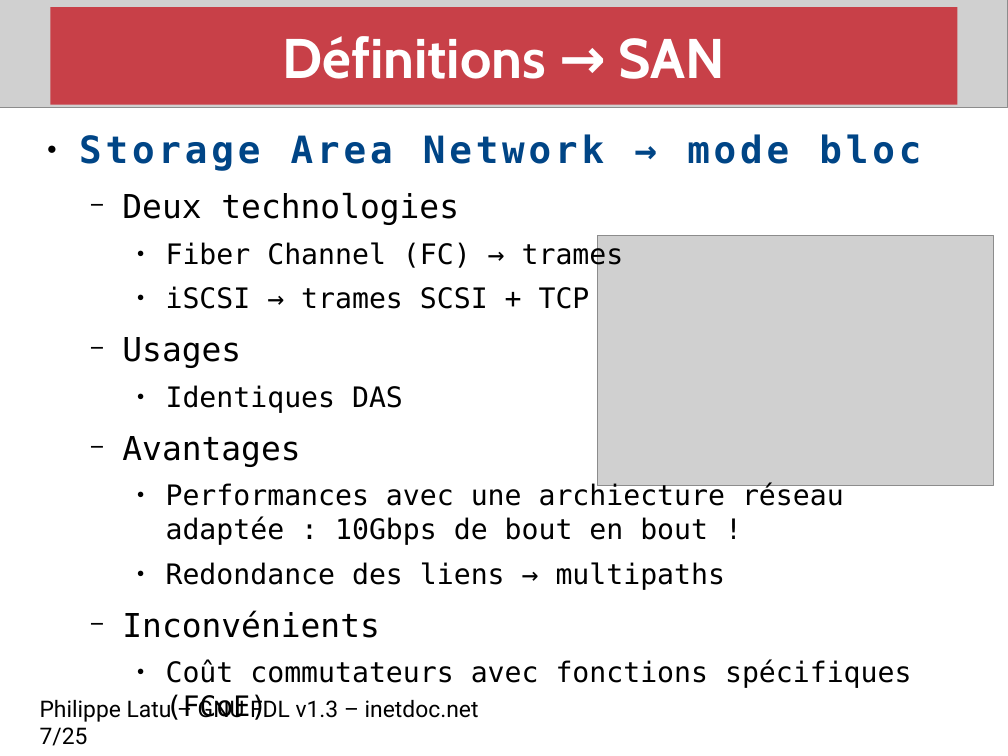
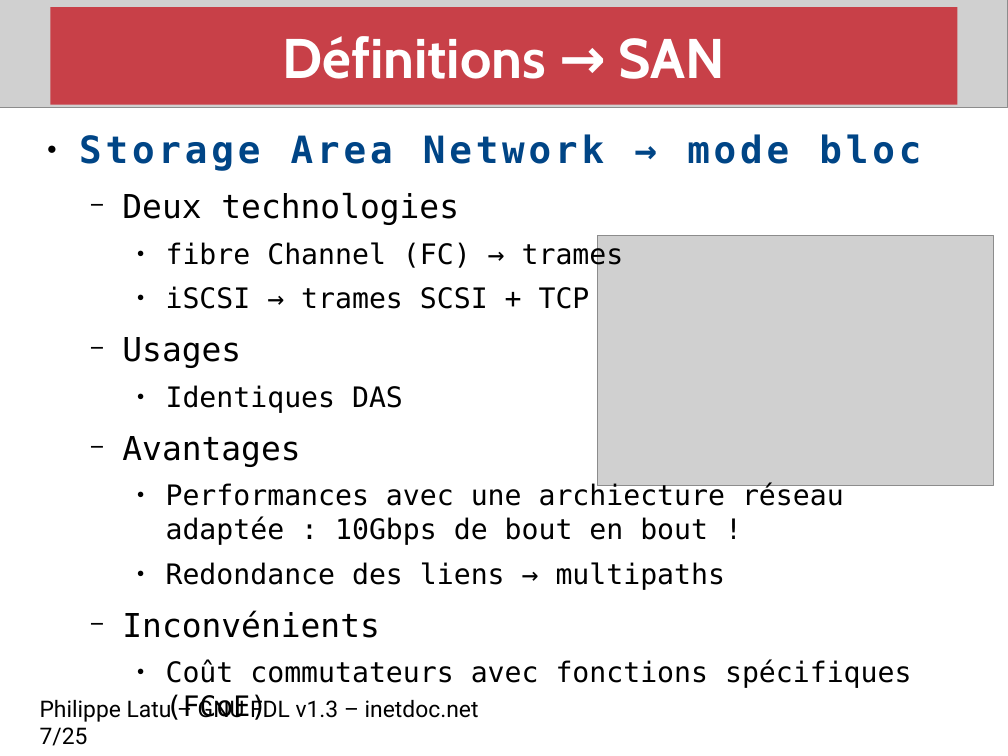
Before and after one commit to platu/inetdoc, a slide deck: slide 7 of presentations/net-storage/net-storage.odp. Drawn at 1008x756 pixels with LibreOffice and Linux fonts; fonts in the diff are those of the drawing; grey boxes stand for pictures. Boxes give left, top, right and bottom in pixels: in the first picture for what was removed or moved away, otherwise in the second. Text is boxed around its words. In the diff, an @@ line names an element or a change of style, - is before the commit and + after.

Commit message:
Présentation stockage réseau
. Corrections typos fibre vs fiber

```diff
--- a/presentations/net-storage/net-storage.odp
+++ b/presentations/net-storage/net-storage.odp
@@ text at (166, 241, 624, 270): text changed @@
-    ● Fiber Channel (FC) → trames
+    ● fibre Channel (FC) → trames
```
Also in this commit, not shown: 2 other slides changed.
